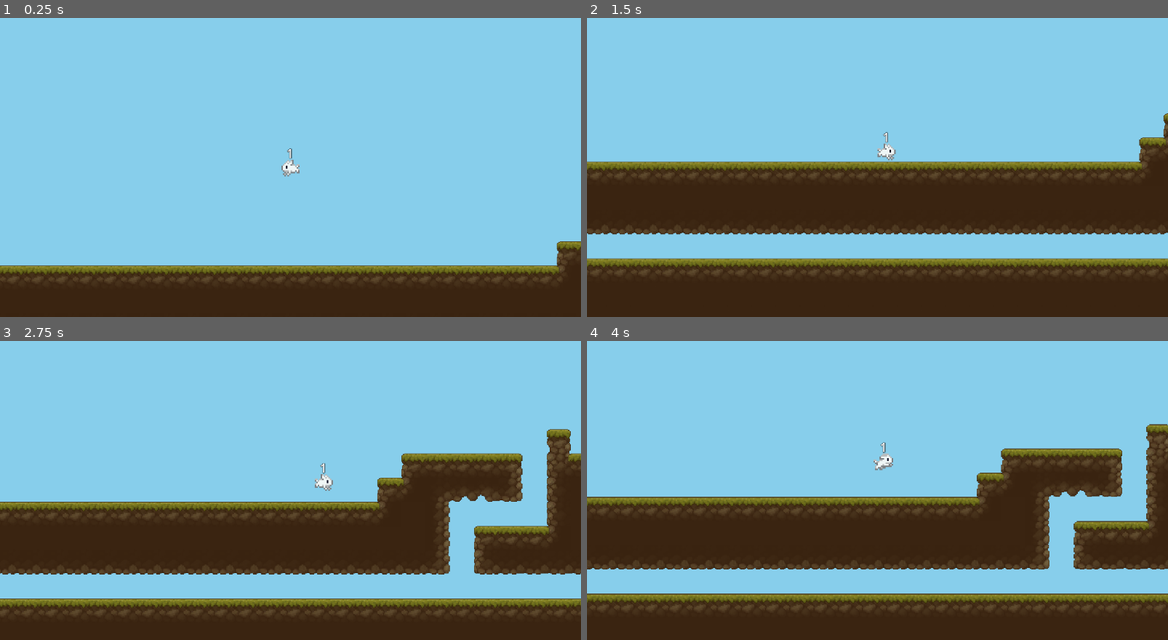
Above: before the commit, frames 1-4 (two rows, left to right).
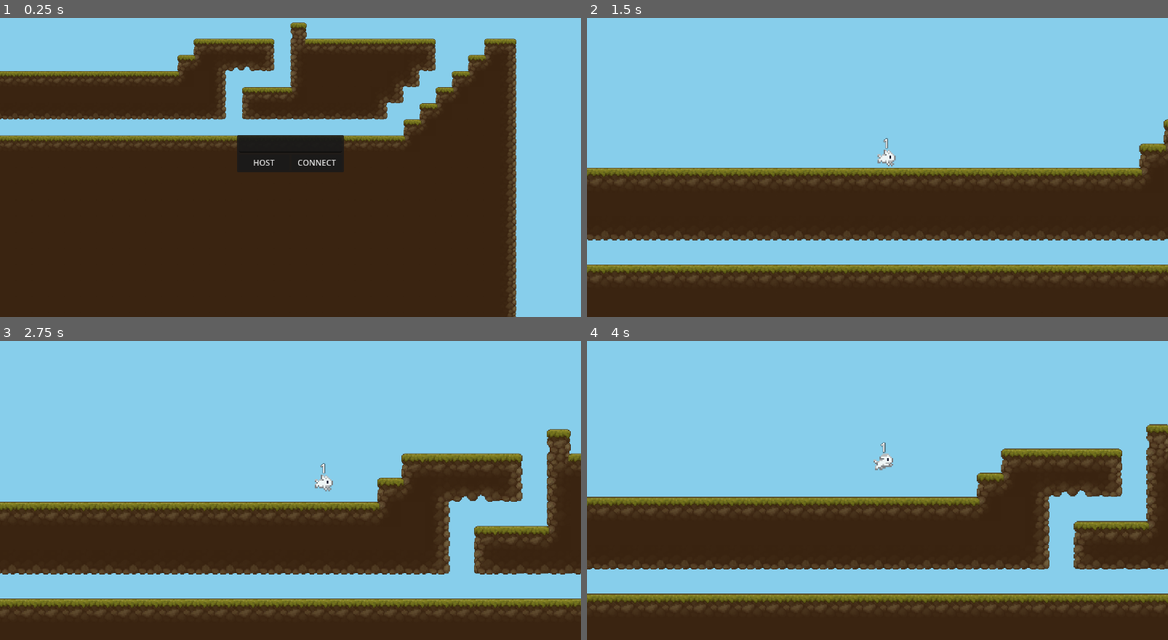
Above: after the commit, the same moments.

Repository: SirNasian/bun-run
Game: Godot game, scene res://scenes/game.tscn
The game is run twice, just before and just after one commit, with the same random seed, the same clock (stepped at 60 frames per second) and the same inputs.
Inputs (mouse positions are in pixels of both pictures, inside the frame that each line leads up to):
- Up to frame 1 (0.25 s): no input
- Up to frame 2 (1.5 s): click (848, 161) at 0.5 s, where only the run after the commit has a clickable "HOST"; hold D (player_right) from 1.28 s (still down)
- Up to frame 3 (2.75 s): keep holding D (player_right); tap Space (player_jump) at 1.52, 2.27 s
- Up to frame 4 (4 s): release D (player_right) at 2.78 s; hold A (player_left) 2.78-3.53 s; hold D (player_right) from 3.53 s (still down); tap Space (player_jump) at 3.77 s

The runs differ from the first frame. In frame 1, 63% of the frame differs, in the area x 0-100%, y 1-100%; in frame 2, 13%; in frame 3, less than 0.1%; in frame 4, nothing differs.

Commit message:
Improve multiplayer setup
- Use websockets for html5 multiplayer support
- Create exports for dedicated servers
- Create simple multiplayer connection UI

Diff:
--- a/project.godot
+++ b/project.godot
@@ -13,6 +13,7 @@
 config/name="Bun Run"
 run/main_scene="res://scenes/game.tscn"
 config/features=PackedStringArray("4.3", "Forward Plus")
+boot_splash/show_image=false
 config/icon="res://icon.svg"
 
 [display]
--- a/scenes/game.gd
+++ b/scenes/game.gd
@@ -1,30 +1,59 @@
 extends Node2D
 
-
-var config = Configuration.load("config.json")
-var peer: ENetMultiplayerPeer
+var config = Configuration.load()
 
 
 func _ready() -> void:
+	if (OS.has_feature("debug")): print_debug("config: %s" % self.config)
+	$PlayerSpawner.spawn_function = Player.instantiate
 
-	self.peer = ENetMultiplayerPeer.new()
-	if (config.role == Configuration.ROLE_SERVER):
-		peer.create_server(config.port, config.max_clients)
-	else:
-		peer.create_client(config.address, config.port)
-
-	self.multiplayer.connection_failed.connect(quit)
-	self.multiplayer.server_disconnected.connect(quit)
+	self.multiplayer.connection_failed.connect(_quit)
+	self.multiplayer.server_disconnected.connect(_quit)
 	self.multiplayer.peer_connected.connect(_peer_connected)
 	self.multiplayer.peer_disconnected.connect(_peer_disconnected)
-	self.multiplayer.multiplayer_peer = peer
 
-	$PlayerSpawner.spawn_function = Player.instantiate
-	if (self.multiplayer.is_server()):
-		$PlayerSpawner.spawn(self.get_multiplayer_authority())
+	var connection_menu: ConnectionMenu = $CanvasLayer/CenterContainer/ConnectionMenu
+	connection_menu.host_server.connect(_host_server)
+	connection_menu.connect_server.connect(_connect_server)
+
+	if ((Configuration.file_exists() && self.config.address) || OS.has_feature("dedicated_server")):
+		if (self.config.is_server):
+			self._host_server(self.config.address, self.config.port)
+		else:
+			self._connect_server(self.config.address, self.config.port)
 
 
-func quit() -> void:
+func _host_server(address: String, port: int) -> void:
+	var peer: WebSocketMultiplayerPeer = WebSocketMultiplayerPeer.new()
+	var use_ssl = config.use_ssl && ResourceLoader.exists("res://private.key") && ResourceLoader.exists("res://certificate.crt")
+	var tls_opt = TLSOptions.server(load("res://private.key"), load("res://certificate.crt")) if use_ssl else null
+	address = address if address else "*"
+	peer.create_server(port, address, tls_opt)
+	self.multiplayer.multiplayer_peer = peer
+	self.hide_connection_menu()
+	if (!OS.has_feature("dedicated_server")):
+		$PlayerSpawner.spawn(self.get_multiplayer_authority())
+	if (OS.has_feature("debug")): print_debug("host: %s" % { "address": address, "port": port, "use_ssl": use_ssl })
+
+
+func _connect_server(address: String, port: int) -> void:
+	var peer: WebSocketMultiplayerPeer = WebSocketMultiplayerPeer.new()
+	var protocol = "wss" if (config.use_ssl) else "ws"
+	var use_cert = config.use_ssl && ResourceLoader.exists("res://certificate.crt")
+	var tls_opt = TLSOptions.client(load("res://certificate.crt")) if (use_cert) else null
+	address = address if address else "localhost"
+	peer.create_client("%s://%s:%d" % [protocol, address, port], tls_opt)
+	self.multiplayer.multiplayer_peer = peer
+	self.hide_connection_menu()
+	if (OS.has_feature("debug")): print_debug("connect: %s" % { "protocol": protocol, "address": address, "port": port, "use_cert": use_cert })
+
+
+func hide_connection_menu() -> void:
+	var connection_menu: ConnectionMenu = $CanvasLayer/CenterContainer/ConnectionMenu
+	connection_menu.visible = false
+
+
+func _quit() -> void:
 	self.get_tree().quit()
 
 
@@ -35,7 +64,7 @@
 
 func _peer_disconnected(id: int) -> void:
 	if (self.is_multiplayer_authority()):
-		for player: Player in $Players.get_children():
+		for player: Player in $World/Players.get_children():
 			if (player.get_multiplayer_authority() == id):
 				player.queue_free()
 				break
--- a/scenes/game.tscn
+++ b/scenes/game.tscn
@@ -1,7 +1,8 @@
-[gd_scene load_steps=5 format=4 uid="uid://3iolx24hbgvl"]
+[gd_scene load_steps=6 format=4 uid="uid://3iolx24hbgvl"]
 
 [ext_resource type="Script" path="res://scenes/game.gd" id="1_ukpd0"]
 [ext_resource type="Texture2D" uid="uid://dc8oi1rgjvn66" path="res://scenes/ground-tileset.png" id="2_1cxw8"]
+[ext_resource type="PackedScene" uid="uid://4ueb487g20pa" path="res://ui/connection_menu.tscn" id="3_gxpbq"]
 
 [sub_resource type="TileSetAtlasSource" id="TileSetAtlasSource_vyl4a"]
 texture = ExtResource("2_1cxw8")
@@ -352,8 +353,19 @@
 tile_map_data = PackedByteArray("AAD1/wUAAQABAAAAAAD2/wUAAQABAAAAAAD3/wUAAQABAAAAAAD4/wUAAQABAAAAAAD5/wUAAQABAAAAAAD6/w …(11536 unchanged characters)…
 tile_set = SubResource("TileSet_gvlgv")
 
-[node name="Players" type="Node2D" parent="."]
+[node name="Players" type="Node2D" parent="World"]
 
 [node name="PlayerSpawner" type="MultiplayerSpawner" parent="."]
-_spawnable_scenes = PackedStringArray("res://entities/player/player.tscn")
-spawn_path = NodePath("../Players")
+spawn_path = NodePath("../World/Players")
+
+[node name="CanvasLayer" type="CanvasLayer" parent="."]
+
+[node name="CenterContainer" type="CenterContainer" parent="CanvasLayer"]
+anchors_preset = 15
+anchor_right = 1.0
+anchor_bottom = 1.0
+grow_horizontal = 2
+grow_vertical = 2
+
+[node name="ConnectionMenu" parent="CanvasLayer/CenterContainer" instance=ExtResource("3_gxpbq")]
+layout_mode = 2
--- a/scripts/configuration.gd
+++ b/scripts/configuration.gd
@@ -1,20 +1,16 @@
 class_name Configuration extends Node
 
-const ROLE_CLIENT = "client"
-const ROLE_SERVER = "server"
 
-var role: String = Configuration.ROLE_SERVER
-var address: String = "localhost"
-var port: int = 8000
-var max_clients: int = 32
+static func load() -> Dictionary:
+	var file = FileAccess.open("res://config.json", FileAccess.READ)
+	var dict = JSON.parse_string(file.get_as_text()) if (file) else {}
+	return {
+		"is_server": (dict.has("role") && dict.role == "server") || OS.has_feature("dedicated_server"),
+		"address": dict.address if dict.has("address") else "",
+		"port": int(dict.port) if dict.has("port") else 8000,
+		"use_ssl": dict.use_ssl if dict.has("use_ssl") else OS.has_feature("web"),
+	}
 
-static func load(file_path: String) -> Configuration:
-	var config = Configuration.new()
-	var file = FileAccess.open(file_path, FileAccess.READ)
-	var dict = JSON.parse_string(file.get_as_text()) if (file) else {}
-	if (dict):
-		if (dict.has("role")): config.role = dict.role
-		if (dict.has("address")): config.address = dict.address
-		if (dict.has("port")): config.port = dict.port
-		if (dict.has("max_clients")): config.max_clients = dict.max_clients
-	return config
+
+static func file_exists() -> bool:
+	return ResourceLoader.exists("res://config.json")
--- /dev/null
+++ b/ui/connection_menu.gd
@@ -0,0 +1,32 @@
+class_name ConnectionMenu extends PanelContainer
+
+
+signal host_server(address: String, port: int)
+signal connect_server(address: String, port: int)
+
+
+func _ready() -> void:
+	var host_button: Button = $MarginContainer/VBoxContainer/HBoxContainer/HostButton
+	var connect_button: Button = $MarginContainer/VBoxContainer/HBoxContainer/ConnectButton
+	host_button.visible = !OS.has_feature("web")
+	host_button.pressed.connect(self._host_pressed)
+	connect_button.pressed.connect(self._connect_pressed)
+
+
+func _host_pressed() -> void:
+	var connection = self.get_connection_details()
+	self.host_server.emit(connection.address, connection.port)
+
+
+func _connect_pressed() -> void:
+	var connection = self.get_connection_details()
+	self.connect_server.emit(connection.address, connection.port)
+
+
+func get_connection_details() -> Dictionary:
+	var address_input: LineEdit = $MarginContainer/VBoxContainer/AddressInput
+	var tokens = address_input.text.split(":")
+	return {
+		"address": str(tokens[0]),
+		"port": int(tokens[1]) if tokens.size() > 1 else 8000,
+	}
--- /dev/null
+++ b/ui/connection_menu.tscn
@@ -0,0 +1,39 @@
+[gd_scene load_steps=2 format=3 uid="uid://4ueb487g20pa"]
+
+[ext_resource type="Script" path="res://ui/connection_menu.gd" id="1_h5ord"]
+
+[node name="ConnectionMenu" type="PanelContainer"]
+offset_right = 212.0
+offset_bottom = 74.0
+script = ExtResource("1_h5ord")
+
+[node name="PanelContainer" type="PanelContainer" parent="."]
+layout_mode = 2
+
+[node name="MarginContainer" type="MarginContainer" parent="."]
+layout_mode = 2
+theme_override_constants/margin_left = 4
+theme_override_constants/margin_top = 4
+theme_override_constants/margin_right = 4
+theme_override_constants/margin_bottom = 4
+
+[node name="VBoxContainer" type="VBoxContainer" parent="MarginContainer"]
+layout_mode = 2
+
+[node name="AddressInput" type="LineEdit" parent="MarginContainer/VBoxContainer"]
+layout_mode = 2
+alignment = 1
+
+[node name="HBoxContainer" type="HBoxContainer" parent="MarginContainer/VBoxContainer"]
+layout_mode = 2
+alignment = 1
+
+[node name="HostButton" type="Button" parent="MarginContainer/VBoxContainer/HBoxContainer"]
+custom_minimum_size = Vector2(100, 0)
+layout_mode = 2
+text = "HOST"
+
+[node name="ConnectButton" type="Button" parent="MarginContainer/VBoxContainer/HBoxContainer"]
+custom_minimum_size = Vector2(100, 0)
+layout_mode = 2
+text = "CONNECT"
Not shown, changed: export_presets.cfg
